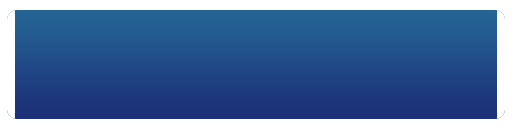
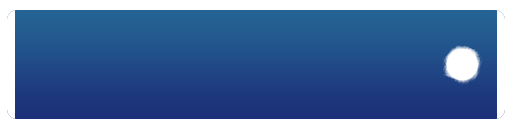
The second 512px x 128px image is a revision of the first. Changes to its layers:
added layer "Checkmark" above "RightLip" over bbox(443, 45, 482, 85)
